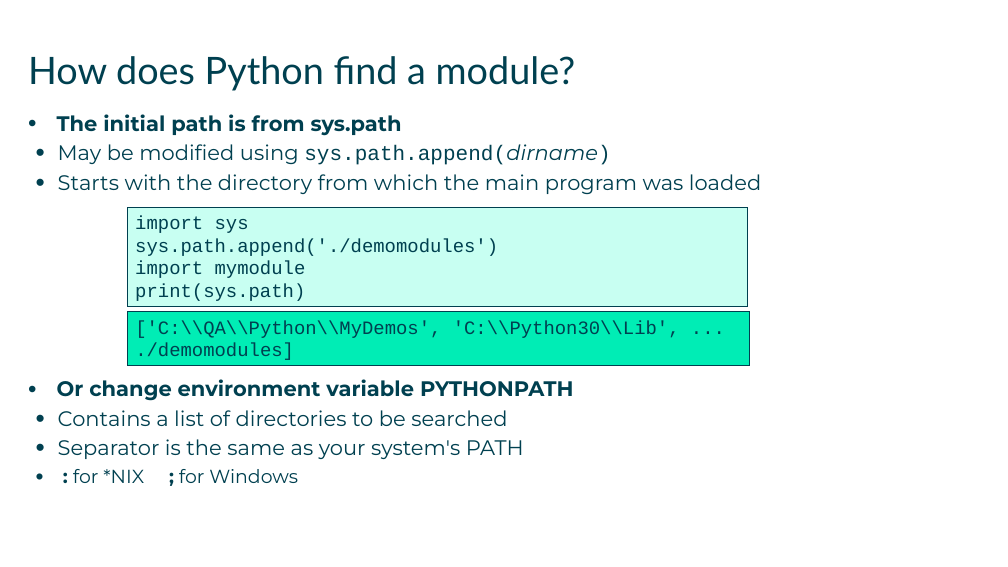
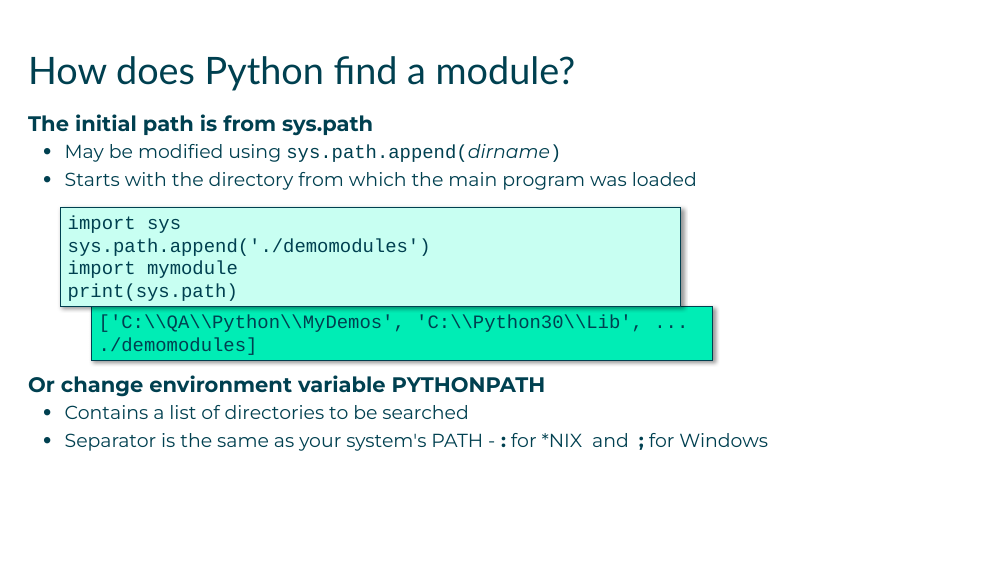
Before and after one commit to AndySmithQA/June24py3, a slide deck: slide 6 of QAPYTH3/DG_10_Modules_and_Packages.pptx. Drawn at 1008x567 pixels with LibreOffice and Linux fonts; fonts in the diff are those of the drawing. Boxes give left, top, right and bottom in pixels: in the first picture for what was removed or moved away, otherwise in the second. Text is boxed around its words. In the diff, an @@ line names an element or a change of style, - is before the commit and + after.

```diff
--- a/QAPYTH3/DG_10_Modules_and_Packages.pptx
+++ b/QAPYTH3/DG_10_Modules_and_Packages.pptx
@@ text at bbox=[28, 114, 697, 419]: size 20 to 18 pt in "May be modified using sys.path.append(dirname)", "Starts with the directory from which the ...", "Contains a list of directories to be ..."; bullet • to none; indent changed @@
@@ rectangle "import sys" at bbox=[60, 207, 681, 306]: shadow on @@
@@ rectangle "import sys": place and size @@
-rectangle "import sys" at bbox=[128, 207, 748, 306]
+rectangle "import sys" at bbox=[60, 207, 681, 306]
@@ rectangle "['C:\\QA\\Python\\MyDemos', 'C:\\Python30\\Lib', ...": place and size @@
-rectangle "['C:\\QA\\Python\\MyDemos', 'C:\\Python30\\Lib', ..." at bbox=[128, 312, 749, 365]
+rectangle "['C:\\QA\\Python\\MyDemos', 'C:\\Python30\\Lib', ..." at bbox=[91, 306, 713, 360]
@@ rectangle "['C:\\QA\\Python\\MyDemos', 'C:\\Python30\\Lib', ..." at bbox=[91, 306, 713, 360]: shadow on @@
@@ text at bbox=[65, 433, 768, 451]: text changed; size 20 to 18 pt @@
-  • Separator is the same as your system's PATH
-    • : for *NIX ; for Windows
+  • Separator is the same as your system's PATH - : for *NIX and ; for Windows
```
Also in this commit, not shown: 15 other slides changed, 1 slide added, 3 slides removed, 45 other files.
